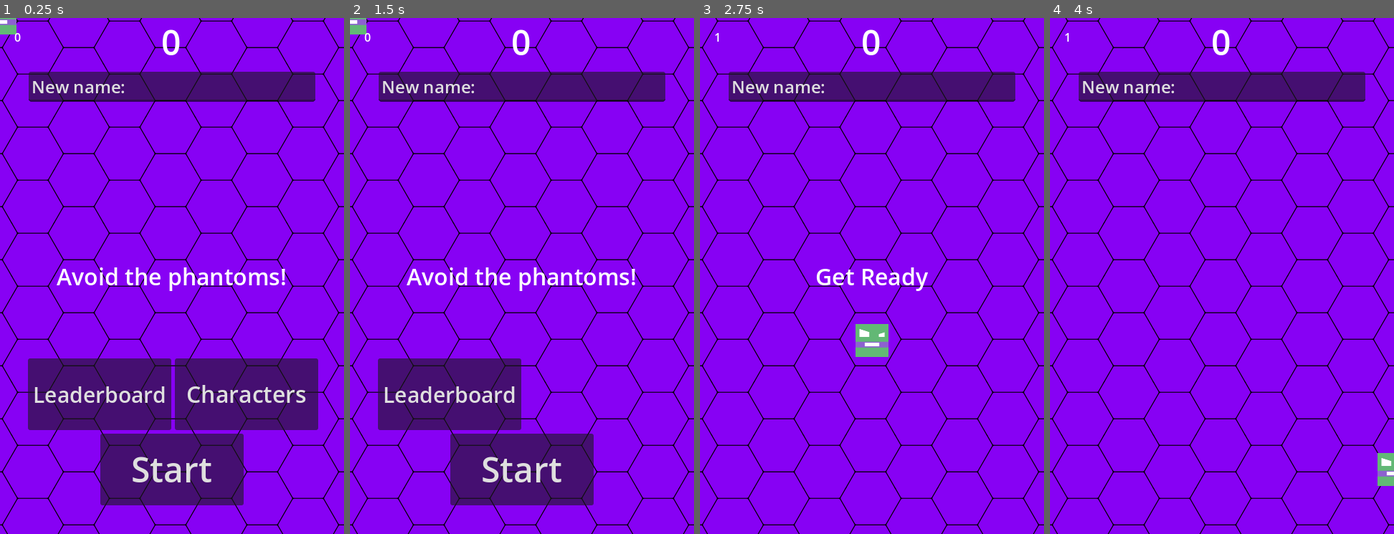
Above: before the commit, frames 1-4 (left to right).
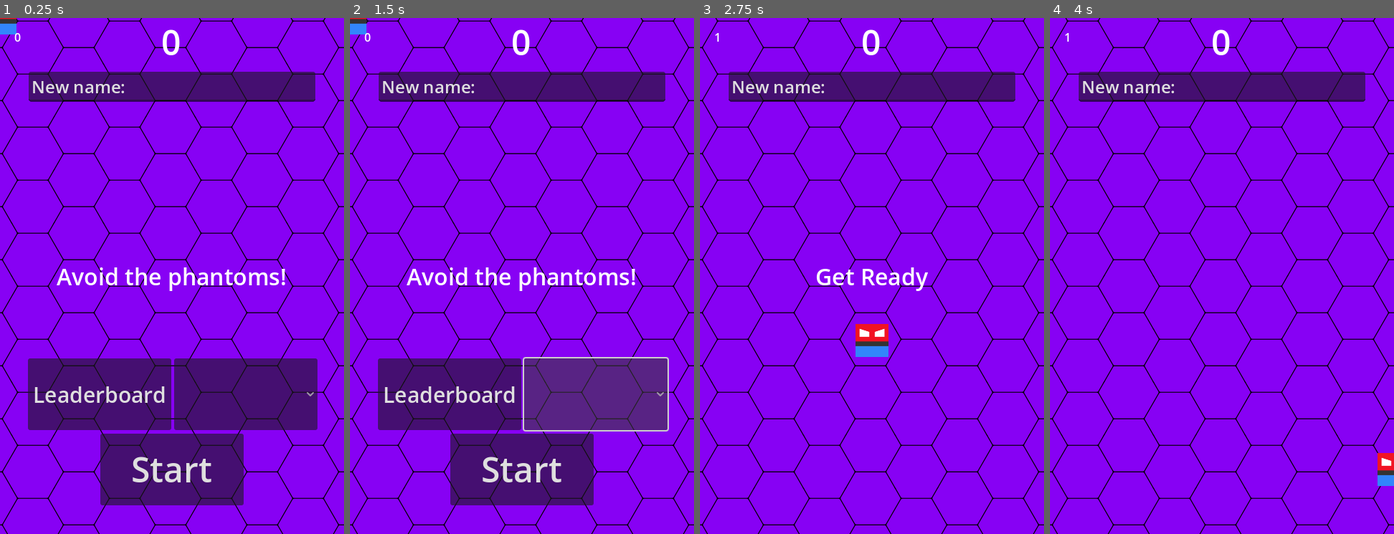
Above: after the commit, the same moments.

Repository: zacharyh9108/Dodgeball
Game: Godot game, scene res://main.tscn
Same seed, same stepped clock (60 frames per second), same inputs: the game is played once before the commit and once after it. The engine's default icon, where the game draws it, is replaced by a stand-in: a white triangle on a blue panel in a dark square.
Inputs (mouse positions are in pixels of both pictures, inside the frame that each line leads up to):
- Up to frame 1 (0.25 s): no input
- Up to frame 2 (1.5 s): click (597, 394) at 0.5 s, where only the run before the commit has a clickable "Characters"; click (594, 394) at 1.27 s
- Up to frame 3 (2.75 s): click "Start" at 2 s
- Up to frame 4 (4 s): tap Enter (start_game_input) at 2.75, 3.6 s; hold D (move_right) 2.78-3.53 s; hold Enter (start_game_input) 2.78-3.53 s; hold S (move_down) from 3.53 s (still down)

The runs differ from the first frame. In frame 1, 0.7% of the frame differs, in the area x 0-93%, y 0-80%; in frame 2, 6.3%, in the area x 0-93%, y 0-81%; in frame 3, 0.6%; in frame 4, 0.3%.

Commit message:
Add files via upload
Changed the character button to an option menu, player skin switches when an option is clicked

Diff:
--- a/Mob.gd
+++ b/Mob.gd
@@ -1,11 +1,7 @@
 extends RigidBody2D
 
+func _ready():
+	pass
 
-# Called when the node enters the scene tree for the first time.
-func _ready():
-	pass # Replace with function body.
-
-
-# Called every frame. 'delta' is the elapsed time since the previous frame.
 func _process(delta):
 	pass
--- a/Player.gd
+++ b/Player.gd
@@ -7,7 +7,6 @@
 # Called when the node enters the scene tree for the first time.
 func _ready():
 	screen_size = get_viewport_rect().size
-
 
 # Called every frame. 'delta' is the elapsed time since the previous frame.
 func _process(delta):
--- /dev/null
+++ b/Sprite2D.gd
@@ -0,0 +1,15 @@
+extends Sprite2D
+
+var skin0 = preload("res://assets/Donatello.png")
+var skin1 = preload("res://assets/Angry.png")
+var skin2 = preload("res://assets/Ginger.png")
+var skin3 = preload("res://assets/IronMan.png")
+var skins = [skin0, skin1, skin2, skin3]
+
+func _ready():
+	texture = skins[1]
+
+
+# Called every frame. 'delta' is the elapsed time since the previous frame.
+func _process(delta):
+	pass
--- a/hud.gd
+++ b/hud.gd
@@ -29,7 +29,7 @@
 	await get_tree().create_timer(1.0).timeout
 	$LeaderboardButton.show()
 	$StartButton.show()
-	$CharacterButton.show()
+	$OptionButton.show()
 
 func update_score(score):
 	$ScoreLabel.text = str(score)
@@ -48,6 +48,5 @@
 	$LeaderboardButton.hide()
 	leaderboard.emit()
 
-func _on_character_button_pressed():
-	$CharacterButton.hide()
-	character.emit()
+func _on_option_button_item_selected(index):
+	pass
--- a/hud.tscn
+++ b/hud.tscn
@@ -1,6 +1,14 @@
-[gd_scene load_steps=2 format=3 uid="uid://bscsrd7iq42vm"]
+[gd_scene load_steps=6 format=3 uid="uid://bscsrd7iq42vm"]
 
 [ext_resource type="Script" path="res://hud.gd" id="1_wwa6v"]
+
+[sub_resource type="ImageTexture" id="ImageTexture_pwlrm"]
+
+[sub_resource type="ImageTexture" id="ImageTexture_5qfkr"]
+
+[sub_resource type="ImageTexture" id="ImageTexture_7o6x3"]
+
+[sub_resource type="ImageTexture" id="ImageTexture_a4t6c"]
 
 [node name="HUD" type="CanvasLayer"]
 script = ExtResource("1_wwa6v")
@@ -73,24 +81,36 @@
 theme_override_font_sizes/font_size = 30
 text = "Leaderboard"
 
-[node name="CharacterButton" type="Button" parent="."]
+[node name="MessageTimer" type="Timer" parent="."]
+
+[node name="OptionButton" type="OptionButton" parent="."]
 anchors_preset = 8
 anchor_left = 0.5
 anchor_top = 0.5
 anchor_right = 0.5
 anchor_bottom = 0.5
-offset_left = 4.0
+offset_left = 2.5
 offset_top = 115.0
-offset_right = 204.0
+offset_right = 202.5
 offset_bottom = 215.0
 grow_horizontal = 2
 grow_vertical = 2
 theme_override_font_sizes/font_size = 32
-text = "Characters"
-
-[node name="MessageTimer" type="Timer" parent="."]
+item_count = 4
+popup/item_0/text = "Donatello"
+popup/item_0/icon = SubResource("ImageTexture_pwlrm")
+popup/item_0/id = 0
+popup/item_1/text = "Angry"
+popup/item_1/icon = SubResource("ImageTexture_5qfkr")
+popup/item_1/id = 1
+popup/item_2/text = "Ginger"
+popup/item_2/icon = SubResource("ImageTexture_7o6x3")
+popup/item_2/id = 2
+popup/item_3/text = "IronMan"
+popup/item_3/icon = SubResource("ImageTexture_a4t6c")
+popup/item_3/id = 3
 
 [connection signal="pressed" from="StartButton" to="." method="_on_start_button_pressed"]
 [connection signal="pressed" from="LeaderboardButton" to="." method="_on_leaderboard_button_pressed"]
-[connection signal="pressed" from="CharacterButton" to="." method="_on_character_button_pressed"]
 [connection signal="timeout" from="MessageTimer" to="." method="_on_message_timer_timeout"]
+[connection signal="item_selected" from="OptionButton" to="." method="_on_option_button_item_selected"]
--- a/main.gd
+++ b/main.gd
@@ -21,8 +21,8 @@
 	$DeathSound.play()
 
 func new_game():
+	$HUD/OptionButton.hide()
 	$HUD/LeaderboardButton.hide()
-	$HUD/CharacterButton.hide()
 	attempt += 1
 	$HUD.update_attempt(attempt)
 	score = 0
--- a/player.tscn
+++ b/player.tscn
@@ -6,6 +6,7 @@
 [ext_resource type="Texture2D" uid="uid://b55n7wd1y4wk0" path="res://assets/Angry.png" id="3_w4to3"]
 [ext_resource type="Texture2D" uid="uid://si3r550vxmbu" path="res://assets/Ginger.png" id="4_l11lx"]
 [ext_resource type="Texture2D" uid="uid://4ha3djiquyr6" path="res://assets/IronMan.png" id="5_47q7u"]
+[ext_resource type="Script" path="res://Sprite2D.gd" id="7_6sh82"]
 
 [sub_resource type="SpriteFrames" id="SpriteFrames_lyc7n"]
 animations = [{
@@ -44,4 +45,8 @@
 [node name="CollisionShape2D" type="CollisionShape2D" parent="."]
 shape = SubResource("RectangleShape2D_vj6u7")
 
+[node name="Sprite2D" type="Sprite2D" parent="."]
+scale = Vector2(0.4, 0.4)
+script = ExtResource("7_6sh82")
+
 [connection signal="body_entered" from="." to="." method="_on_body_entered"]
Not shown: 1 places in player.tscn that only renumber resources
